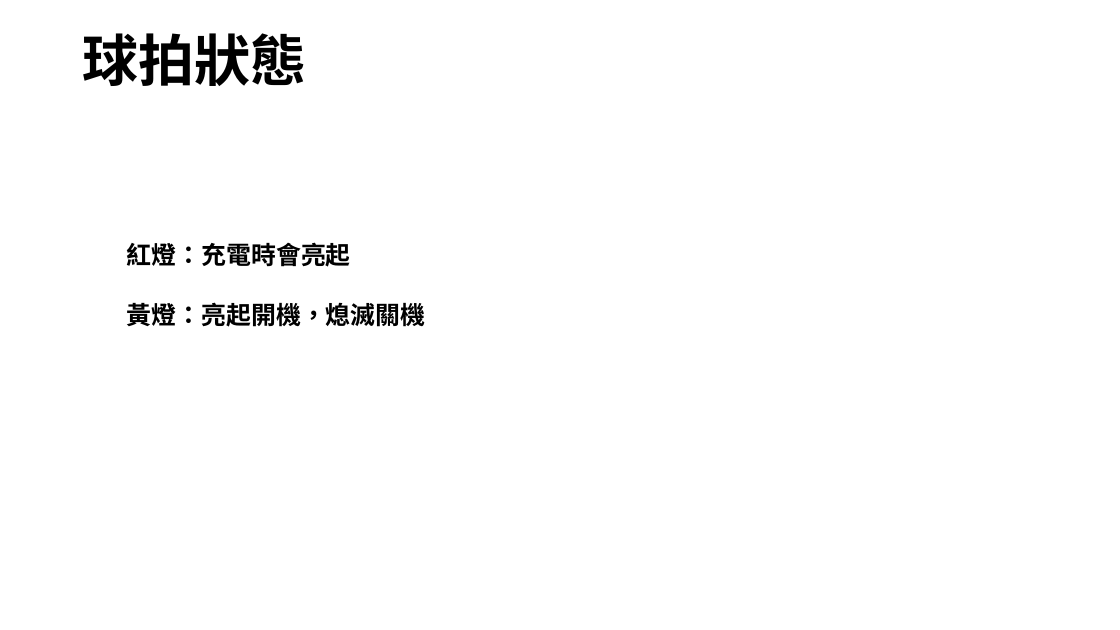
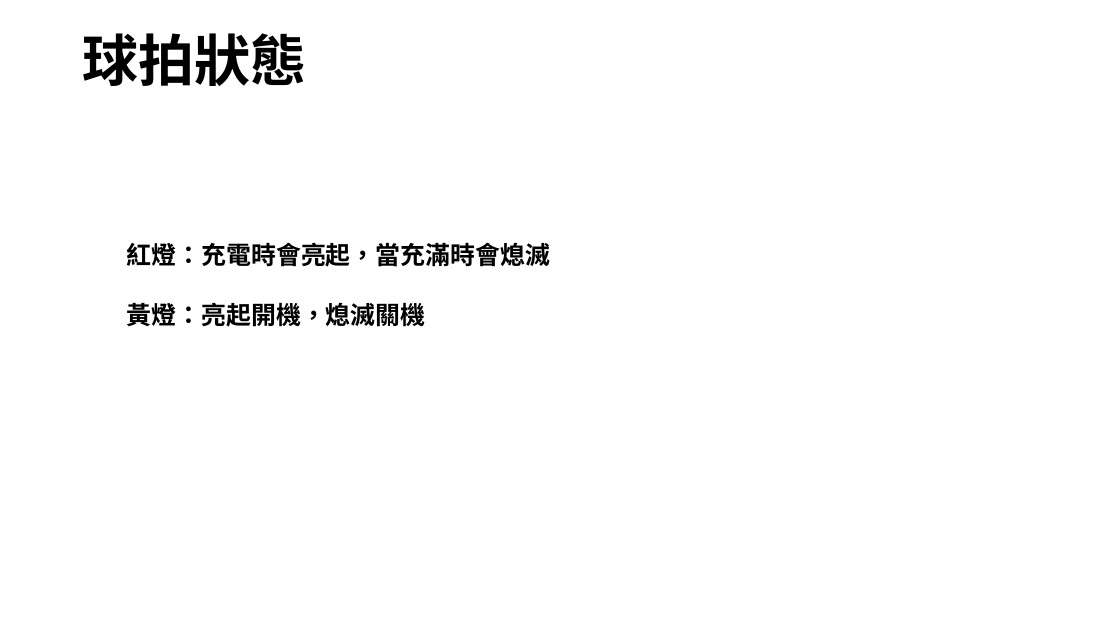
Before and after one commit to ASAS0326/ble_Super_Smart_Racket, a slide deck: slide 3 of Super_Smart_Racket使用手冊 .pptx. Drawn at 1120x630 pixels with LibreOffice and Linux fonts; fonts in the diff are those of the drawing; background and template pictures are left out. Boxes give left, top, right and bottom in pixels: in the first picture for what was removed or moved away, otherwise in the second. Text is boxed around its words. In the diff, an @@ line names an element or a change of style, - is before the commit and + after.

```diff
--- a/Super_Smart_Racket使用手冊 .pptx
+++ b/Super_Smart_Racket使用手冊 .pptx
@@ text at [127,242,550,267]: text changed @@
-紅燈：充電時會亮起
+紅燈：充電時會亮起，當充滿時會熄滅
```
Also in this commit, not shown: 9 other slides changed, 1 other file.
